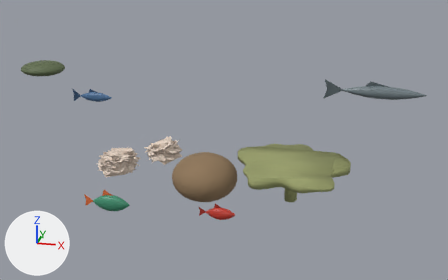
Before and after pictures for a commit that changed the Blender file assets/env/reef.blend.
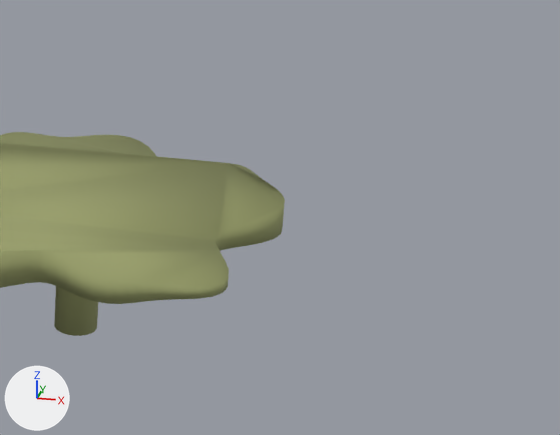
Old and new are each drawn whole from a 50 mm lens placed at (2.81, -9.8, 4.88), pointed at (0.41, 0.42, 0.67) and again close up on the part from 60% to 96% of the width and 38% to 83% of the height. Arrows for +X, +Y and +Z are at lower left; the lights stay in place. The older version's two pictures come first.

Objects in the first close-up: 'ENV_reef_table-coral', 'ENV_reef_table-coral_stem'.
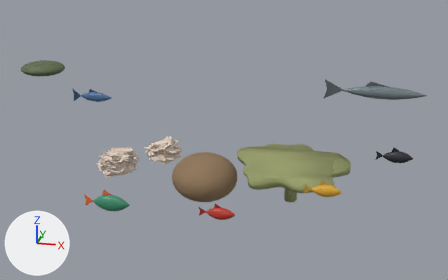
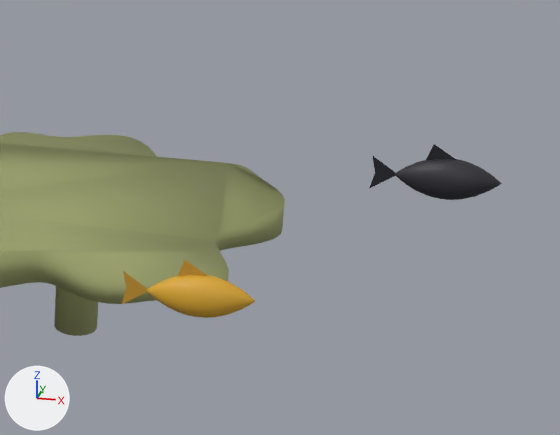
The change, as a list of edits to the scene's bpy script:
```text
Add me_env_reef_fish_goropa_merah_dorsal_002:
    me_env_reef_fish_goropa_merah_dorsal_002.from_pydata([(0.046, 0.0, 0.0836), (-0.1012, 0.0, 0.0798), (-0.0736, 0.0, 0.1596)], [], [(0, 1, 2)])
    me_env_reef_fish_goropa_merah_dorsal_002.materials.append(mat_mat_fin_surgeon)  # black #22222a
Add me_env_reef_fish_goropa_merah_tail_002:
    me_env_reef_fish_goropa_merah_tail_002.from_pydata([(-0.212, 0.0, 0.0), (-0.33, 0.0, 0.08), (-0.312, 0.0, 0.0), (-0.33, 0.0, -0.08)], [], [(0, 1, 2), (0, 2, 3)])
    me_env_reef_fish_goropa_merah_tail_002.materials.append(mat_mat_fin_surgeon)  # black #22222a
Add me_env_reef_fish_goropa_merah_dorsal_001:
    me_env_reef_fish_goropa_merah_dorsal_001.from_pydata([(0.046, 0.0, 0.0836), (-0.1012, 0.0, 0.0798), (-0.0736, 0.0, 0.1596)], [], [(0, 1, 2)])
    me_env_reef_fish_goropa_merah_dorsal_001.materials.append(mat_mat_fin_damselfish)  # orange #c9972e
Add me_env_reef_fish_goropa_merah_tail_001:
    me_env_reef_fish_goropa_merah_tail_001.from_pydata([(-0.212, 0.0, 0.0), (-0.33, 0.0, 0.08), (-0.312, 0.0, 0.0), (-0.33, 0.0, -0.08)], [], [(0, 1, 2), (0, 2, 3)])
    me_env_reef_fish_goropa_merah_tail_001.materials.append(mat_mat_fin_damselfish)  # orange #c9972e
Add ob_env_reef_fish_surgeon:
    ob_env_reef_fish_surgeon = bpy.data.objects.new('ENV_reef_fish_surgeon', me_env_reef_surgeon_body)  # 314 vertices, 336 faces; spans x -0.23..0.23, y -0.075..0.075, z -0.095..0.095; in mat_mat_fish_surgeon (dark grey #2b2b33)
    ob_env_reef_fish_surgeon.location = (3.4, -0.7, 1.1)
Add ob_env_reef_fish_surgeon_dorsal:
    ob_env_reef_fish_surgeon_dorsal = bpy.data.objects.new('ENV_reef_fish_surgeon_dorsal', me_env_reef_fish_goropa_merah_dorsal_002)
    ob_env_reef_fish_surgeon_dorsal.parent = ob_env_reef_fish_surgeon
    ob_env_reef_fish_surgeon_dorsal.location = (0.0, 0.0, 0.0)
Add ob_env_reef_fish_surgeon_tail:
    ob_env_reef_fish_surgeon_tail = bpy.data.objects.new('ENV_reef_fish_surgeon_tail', me_env_reef_fish_goropa_merah_tail_002)
    ob_env_reef_fish_surgeon_tail.parent = ob_env_reef_fish_surgeon
    ob_env_reef_fish_surgeon_tail.location = (0.0, 0.0, 0.0)
Add ob_env_reef_fish_damselfish:
    ob_env_reef_fish_damselfish = bpy.data.objects.new('ENV_reef_fish_damselfish', me_env_reef_damselfish_body)  # 314 vertices, 336 faces; spans x -0.23..0.23, y -0.075..0.075, z -0.095..0.095; in mat_mat_fish_damselfish (yellow #d9a62e)
    ob_env_reef_fish_damselfish.location = (2.4, -1.5, 0.8)
Add ob_env_reef_fish_damselfish_dorsal:
    ob_env_reef_fish_damselfish_dorsal = bpy.data.objects.new('ENV_reef_fish_damselfish_dorsal', me_env_reef_fish_goropa_merah_dorsal_001)
    ob_env_reef_fish_damselfish_dorsal.parent = ob_env_reef_fish_damselfish
    ob_env_reef_fish_damselfish_dorsal.location = (0.0, 0.0, 0.0)
Add ob_env_reef_fish_damselfish_tail:
    ob_env_reef_fish_damselfish_tail = bpy.data.objects.new('ENV_reef_fish_damselfish_tail', me_env_reef_fish_goropa_merah_tail_001)
    ob_env_reef_fish_damselfish_tail.parent = ob_env_reef_fish_damselfish
    ob_env_reef_fish_damselfish_tail.location = (0.0, 0.0, 0.0)
```

Pixel boxes (x1, y1, x2, y2) of what changed, in the close-ups (560 x 435 px):
'ENV_reef_fish_damselfish', added
    after: (146, 275, 255, 318)
'ENV_reef_fish_surgeon', added
    after: (394, 159, 502, 200)
'ENV_reef_fish_damselfish_tail', added
    after: (121, 271, 147, 305)
'ENV_reef_fish_surgeon_tail', added
    after: (370, 156, 396, 188)
'ENV_reef_fish_damselfish_dorsal', added
    after: (178, 260, 209, 277)
'ENV_reef_fish_surgeon_dorsal', added
    after: (426, 144, 456, 160)
